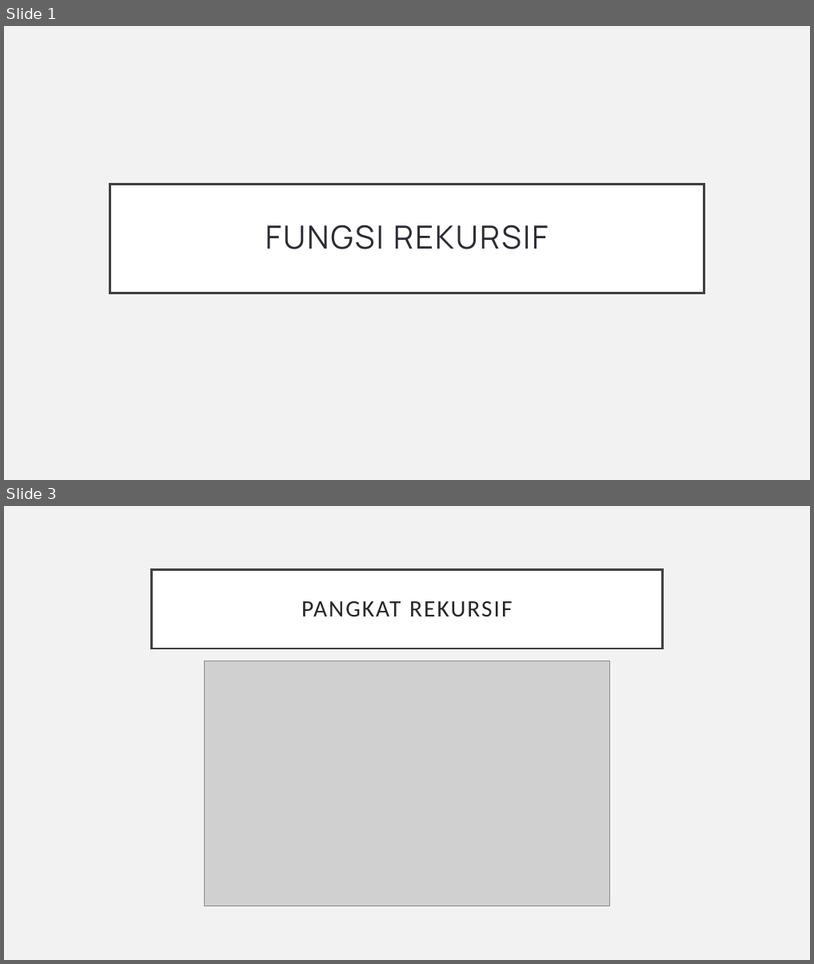
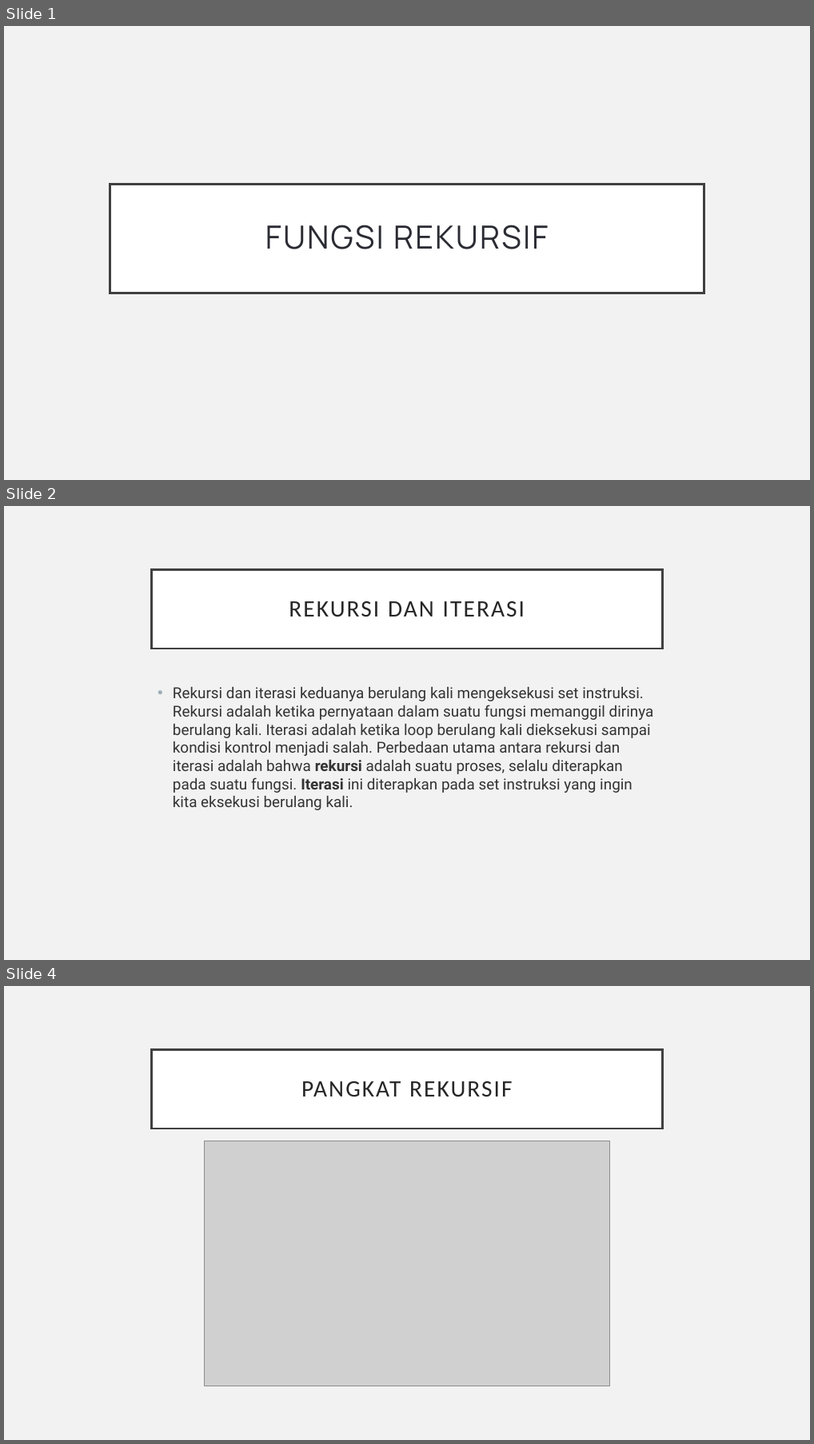
Before and after one commit to adithairun/materi-cpp, a slide deck: dunia ilkom/fungsi/3 Fungsi rekursif kelas terbuka.pptx. Shown one above the other, each under a label of ours: slides 1 and 3 before the commit, slides 1, 2 and 4 after it; the slides between them are not shown. The pictures are 814x964 and 814x1444 pixels, drawn with LibreOffice and Linux fonts; fonts in the diff are those of the drawing; grey boxes stand for pictures. Boxes give left, top, right and bottom in pixels: in the first picture for what was removed or moved away, otherwise in the second. Text is boxed around its words. In the diff, an @@ line names an element or a change of style, - is before the commit and + after.

Commit message:
edit materi fungsi

```diff
--- a/dunia ilkom/fungsi/3 Fungsi rekursif kelas terbuka.pptx
+++ b/dunia ilkom/fungsi/3 Fungsi rekursif kelas terbuka.pptx
@@ slide 2 added at [4,506,810,960], background #F2F2F2 @@
@@ title added at [152,569,662,648], fill #FFFFFF, outline #404040 2.5 pt, 28 pt, text #262626 @@
+REKURSI DAN ITERASI
@@ text added at [173,687,654,810], 18 pt, text #333333 @@
+• Rekursi dan iterasi keduanya berulang kali mengeksekusi set instruksi. Rekursi adalah ketika pernyataan dalam suatu fungsi memanggil dirinya berulang kali. Iterasi adalah ketika loop berulang kali dieksekusi sampai kondisi kontrol menjadi salah. Perbedaan utama antara rekursi dan iterasi adalah bahwa rekursi adalah suatu proses, selalu diterapkan pada suatu fungsi. Iterasi ini diterapkan pada set instruksi yang ingin kita eksekusi berulang kali.
@@ what was slide 3 is now slide 4 @@
```
Also in this commit, not shown: 1 slide changed, 1 other file.
